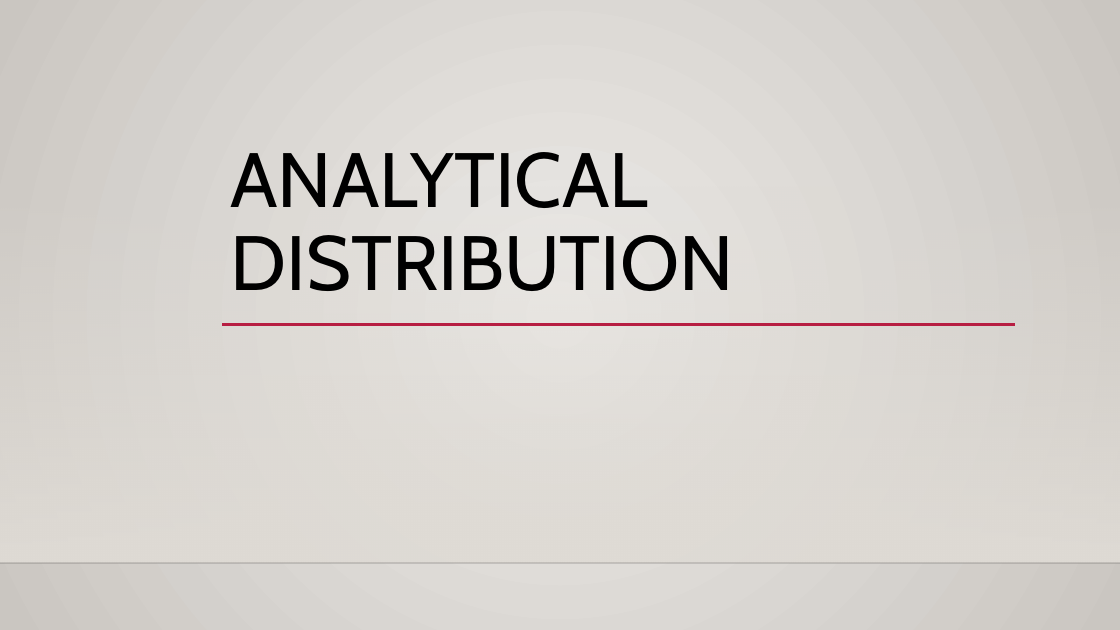
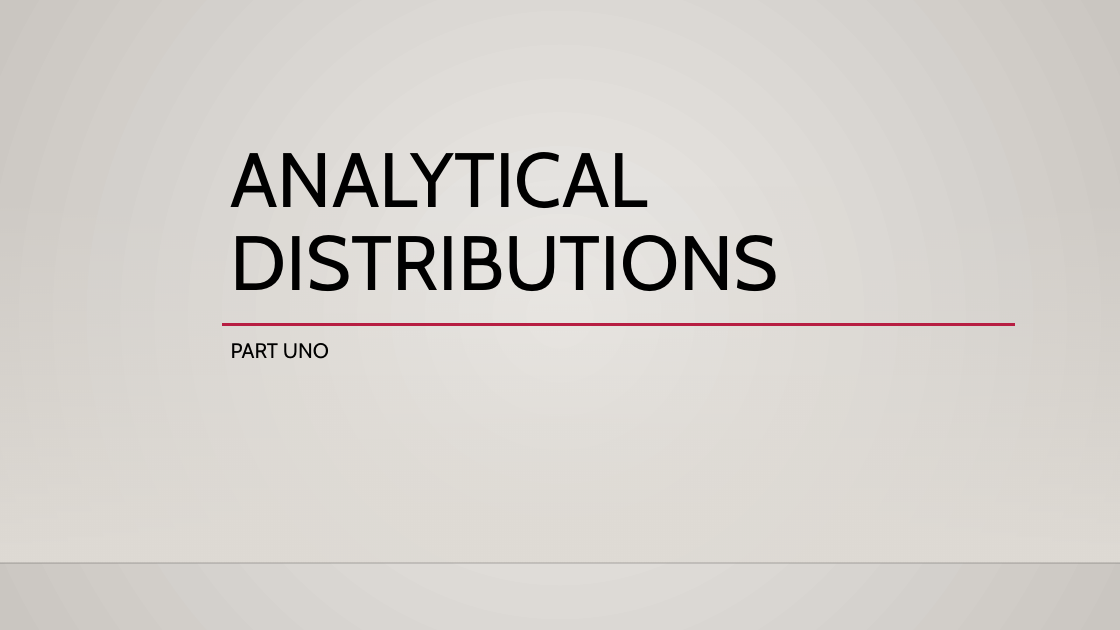
Before and after one commit to SedemSetor/Basic_Stats_in_Python_Student_Repository, a slide deck: slide 2 of reference_material/slides/008_Analytical_Distributions.pptx. Drawn at 1120x630 pixels with LibreOffice and Linux fonts; fonts in the diff are those of the drawing; background and template pictures are left out. Boxes give left, top, right and bottom in pixels: in the first picture for what was removed or moved away, otherwise in the second. Text is boxed around its words. In the diff, an @@ line names an element or a change of style, - is before the commit and + after.

```diff
--- a/reference_material/slides/008_Analytical_Distributions.pptx
+++ b/reference_material/slides/008_Analytical_Distributions.pptx
@@ title at [231, 152, 779, 291]: text changed @@
-ANALYTICAL DISTRIBUTION
+ANALYTICAL DISTRIBUTIONS
@@ subtitle added at [231, 343, 329, 359], 18 pt, text #000000 @@
+PART UNO
```
Also in this commit, not shown: 5 other files.
